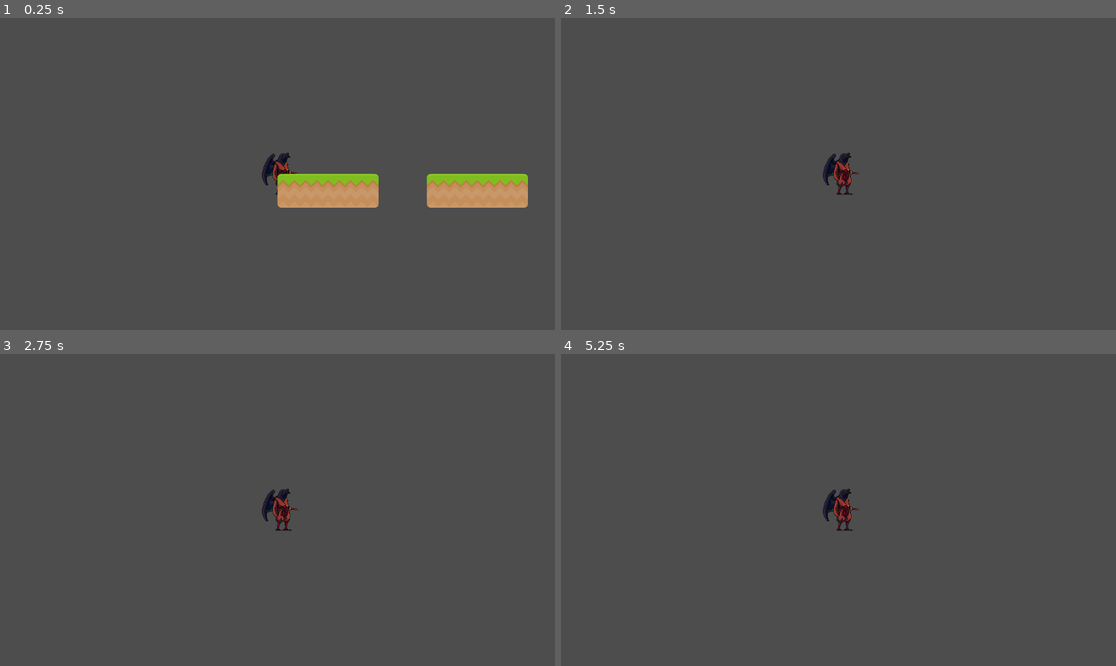
Above: before the commit, frames 1-4 (two rows, left to right).
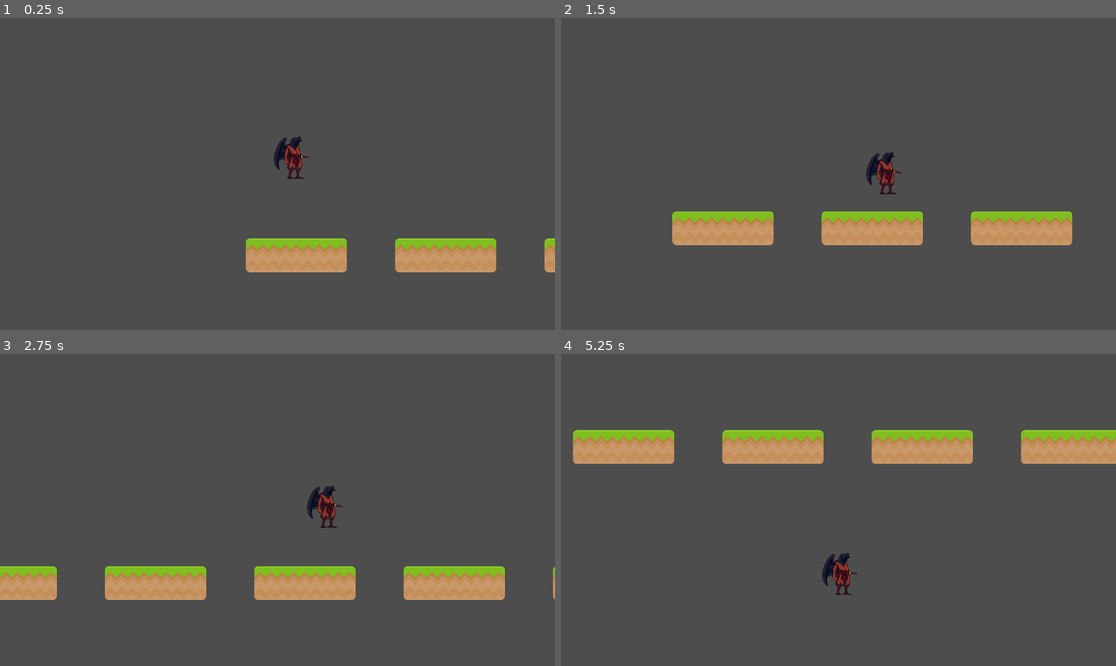
Above: after the commit, the same moments.

Repository: Neolanco/samurai-game
Game: Godot game, scene res://main.tscn
Same seed, same stepped clock (60 frames per second), same inputs: the game is played once before the commit and once after it.
Inputs:
- Up to frame 1 (0.25 s): no input
- Up to frame 2 (1.5 s): hold Shift 0.53-1.28 s; hold D from 0.53 s (still down); tap Space at 0.77 s; tap Q at 1.35 s
- Up to frame 3 (2.75 s): tap Space at 1.52 s; release D at 2.03 s; hold A from 2.03 s (still down); hold Shift from 2.03 s (still down)
- Up to frame 4 (5.25 s): release A at 2.78 s; release Shift at 2.78 s; hold D 2.78-4.28 s; tap Q at 2.85, 4.35 s; tap Space at 3.02, 3.77, 4.52 s; hold Shift 3.53-4.28 s; hold A 4.28-5.03 s; hold D from 5.03 s (still down); hold Shift from 5.03 s (still down)

The runs differ from the first frame. In frame 1, 8.8% of the frame differs, in the area x 44-100%, y 38-82%; in frame 2, 6.8%; in frame 3, 8.0%; in frame 4, 8.7%.

Commit message:
mega geil lol

Diff:
--- a/player_1.gd
+++ b/player_1.gd
@@ -3,7 +3,14 @@
 # import game
 const Game = preload("res://src/game.gd")
 # some consts
-const SPEED = 1000
+const ACCELERATION = 30.0
+const JUMP_VELOCITY = -400.0
+const MAX_VELOCITY = 500
+# between 0 and 1
+const SLIDE = 0.7
+
+# Get the gravity from the project settings to be synced with RigidBody nodes.
+var gravity = ProjectSettings.get_setting("physics/2d/default_gravity")
 
 var main
 var game
@@ -20,10 +27,27 @@
 		move.x += 1
 	return move
 
+func add_gravity(delta):
+	if not is_on_floor():
+		velocity.y += gravity * delta
+
+func add_move_x(move, delta):
+	if velocity.x < MAX_VELOCITY:
+		velocity.x += move.x * (ACCELERATION ** 2) * delta
+
+func add_move_y(move, delta):
+	if is_on_floor():
+		velocity.y += JUMP_VELOCITY
+
 func _physics_process(delta):
+	var move = read_user_input()
+	add_move_x(move, delta)
+	add_move_y(move, delta)
+
+	add_gravity(delta)
+	move_and_slide()
+
 	game.update(delta)
-	var move = read_user_input()
-	game.player_input(move.x, move.y)
 
 # Called when the node enters the scene tree for the first time.
 func _ready():
@@ -31,8 +55,9 @@
 	main = get_tree().get_root().get_node("Main")
 	main.connect("main_ready", _main_ready)
 	# init game class
-	game = Game.new(main, SPEED, $".")
+	game = Game.new(main, $".")
 
 func _main_ready():
 	game.register_platform("res://Platforms/dirt3-1.tscn")
 	game.init_platforms()
+	$".".global_position = Vector2(90, -200)
--- a/player_1.tscn
+++ b/player_1.tscn
@@ -14,27 +14,6 @@
 [ext_resource type="Texture2D" uid="uid://bxka0l3stw5yr" path="res://sprites/crow/Walk/6.PNG" id="6_xc6g2"]
 [ext_resource type="Texture2D" uid="uid://boaelhmtbdsy6" path="res://sprites/crow/Walk/7.PNG" id="7_h48x0"]
 [ext_resource type="Texture2D" uid="uid://cv012npbaqmfs" path="res://sprites/crow/Walk/8.PNG" id="8_g35oo"]
-[ext_resource type="Texture2D" uid="uid://c25gul7vvahcx" path="res://sprites/crow_centred/dead/1.PNG" id="15_mhe0y"]
-[ext_resource type="Texture2D" uid="uid://dpbq4ei2h0plu" path="res://sprites/crow_centred/dead/2.PNG" id="16_gavox"]
-[ext_resource type="Texture2D" uid="uid://dtntsjwpasgef" path="res://sprites/crow_centred/dead/3.PNG" id="17_d6fmm"]
-[ext_resource type="Texture2D" uid="uid://dfqoiyo3x2hsr" path="res://sprites/crow_centred/dead/4.PNG" id="18_n584x"]
-[ext_resource type="Texture2D" uid="uid://bewgqd3ma18pt" path="res://sprites/crow_centred/dead/5.PNG" id="19_78w2e"]
-[ext_resource type="Texture2D" uid="uid://dv0newikxgyk" path="res://sprites/crow_centred/dead/6.PNG" id="20_ibgi1"]
-[ext_resource type="Texture2D" uid="uid://c7r4v18ir25rp" path="res://sprites/crow_centred/jump/1.PNG" id="21_hdqw5"]
-[ext_resource type="Texture2D" uid="uid://u4uow768qhgw" path="res://sprites/crow_centred/jump/2.PNG" id="22_42i2a"]
-[ext_resource type="Texture2D" uid="uid://dml34vfsfowv7" path="res://sprites/crow_centred/jump/3.PNG" id="23_asfri"]
-[ext_resource type="Texture2D" uid="uid://cv6ew8ltetwvu" path="res://sprites/crow_centred/jump/4.PNG" id="24_76smn"]
-[ext_resource type="Texture2D" uid="uid://bo5gmh1mcyn5q" path="res://sprites/crow_centred/jump/5.PNG" id="25_uwadl"]
-[ext_resource type="Texture2D" uid="uid://c1qs7b0e7jirs" path="res://sprites/crow_centred/jump/6.PNG" id="26_vpgjk"]
-[ext_resource type="Texture2D" uid="uid://cnsbog2vnonmy" path="res://sprites/crow_centred/jump/7.PNG" id="27_ejvea"]
-[ext_resource type="Texture2D" uid="uid://cfs20aan78vea" path="res://sprites/crow_centred/jump/8.PNG" id="28_6sxp1"]
-[ext_resource type="Texture2D" uid="uid://ph6mafmmahnv" path="res://sprites/crow_centred/jump/9.PNG" id="29_cj51l"]
-[ext_resource type="Texture2D" uid="uid://dcuwbbihx57n0" path="res://sprites/crow_centred/jump/10.PNG" id="30_udlbp"]
-[ext_resource type="Texture2D" uid="uid://bs8gx7y1v7thy" path="res://sprites/crow_centred/jump/11.PNG" id="31_x5y1h"]
-[ext_resource type="Texture2D" uid="uid://g4nkhxl1jjhm" path="res://sprites/crow_centred/jump/12.PNG" id="32_38eyl"]
-[ext_resource type="Texture2D" uid="uid://cxeurk7xxbbl2" path="res://sprites/crow_centred/jump/13.PNG" id="33_wjhgl"]
-[ext_resource type="Texture2D" uid="uid://cpaiivcxl0cs7" path="res://sprites/crow_centred/jump/14.PNG" id="34_mbslc"]
-[ext_resource type="Texture2D" uid="uid://cucgeg0hsrkrr" path="res://sprites/crow_centred/jump/15.PNG" id="35_gvnmv"]
 
 [sub_resource type="RectangleShape2D" id="RectangleShape2D_u1a71"]
 size = Vector2(45, 89)
@@ -97,85 +76,6 @@
 "speed": 8.0
 }]
 
-[sub_resource type="SpriteFrames" id="SpriteFrames_k12co"]
-animations = [{
-"frames": [{
-"duration": 1.0,
-"texture": ExtResource("15_mhe0y")
-}, {
-"duration": 1.0,
-"texture": ExtResource("16_gavox")
-}, {
-"duration": 1.0,
-"texture": ExtResource("17_d6fmm")
-}, {
-"duration": 1.0,
-"texture": ExtResource("18_n584x")
-}, {
-"duration": 1.0,
-"texture": ExtResource("19_78w2e")
-}, {
-"duration": 1.0,
-"texture": ExtResource("20_ibgi1")
-}],
-"loop": false,
-"name": &"default",
-"speed": 4.0
-}]
-
-[sub_resource type="SpriteFrames" id="SpriteFrames_wntjj"]
-animations = [{
-"frames": [{
-"duration": 1.0,
-"texture": ExtResource("21_hdqw5")
-}, {
-"duration": 1.0,
-"texture": ExtResource("22_42i2a")
-}, {
-"duration": 1.0,
-"texture": ExtResource("23_asfri")
-}, {
-"duration": 1.0,
-"texture": ExtResource("24_76smn")
-}, {
-"duration": 1.0,
-"texture": ExtResource("25_uwadl")
-}, {
-"duration": 1.0,
-"texture": ExtResource("26_vpgjk")
-}, {
-"duration": 1.0,
-"texture": ExtResource("27_ejvea")
-}, {
-"duration": 1.0,
-"texture": ExtResource("28_6sxp1")
-}, {
-"duration": 1.0,
-"texture": ExtResource("29_cj51l")
-}, {
-"duration": 1.0,
-"texture": ExtResource("30_udlbp")
-}, {
-"duration": 1.0,
-"texture": ExtResource("31_x5y1h")
-}, {
-"duration": 1.0,
-"texture": ExtResource("32_38eyl")
-}, {
-"duration": 1.0,
-"texture": ExtResource("33_wjhgl")
-}, {
-"duration": 1.0,
-"texture": ExtResource("34_mbslc")
-}, {
-"duration": 1.0,
-"texture": ExtResource("35_gvnmv")
-}],
-"loop": false,
-"name": &"default",
-"speed": 8.0
-}]
-
 [node name="Player1" type="CharacterBody2D"]
 
 [node name="CollisionShape2D" type="CollisionShape2D" parent="."]
@@ -188,23 +88,9 @@
 [node name="Sprite_Idle" type="AnimatedSprite2D" parent="."]
 position = Vector2(10, -7)
 sprite_frames = SubResource("SpriteFrames_cbhj6")
-frame_progress = 0.632772
+frame_progress = 0.256206
 
 [node name="Sprite_Walking" type="AnimatedSprite2D" parent="."]
 visible = false
 position = Vector2(3, -1)
 sprite_frames = SubResource("SpriteFrames_7mfx8")
-
-[node name="Sprite_Death" type="AnimatedSprite2D" parent="."]
-visible = false
-position = Vector2(9, -7)
-sprite_frames = SubResource("SpriteFrames_k12co")
-frame = 5
-frame_progress = 1.0
-
-[node name="Sprite_Jump" type="AnimatedSprite2D" parent="."]
-visible = false
-position = Vector2(13, -7)
-sprite_frames = SubResource("SpriteFrames_wntjj")
-frame = 14
-frame_progress = 1.0
--- a/src/game.gd
+++ b/src/game.gd
@@ -6,16 +6,14 @@
 var _aviable_platforms: Array[Platform]
 var _rng: RandomNumberGenerator
 var _main
-var _speed
 var _player
 # var _init_pos const 0 0
 
 var _velocity: Vector2
 var _last_node: TileMap
 
-func _init(main: Node2D, speed: float, player: CharacterBody2D):
+func _init(main: Node2D, player: CharacterBody2D):
 	_main = main
-	_speed = speed
 	_player = player
 
 	_rng = RandomNumberGenerator.new()
@@ -64,16 +62,10 @@
 
 func update(delta):
 	for platform in _loaded_platforms:
-		platform.global_position += _speed * delta * _velocity
-		if platform.global_position.x < -1000 || platform.global_position.y < -1000:
-			_loaded_platforms.erase(platform)
-			_main.remove_child(platform)
-			platform.queue_free()
-			generate_platform()
-
-func player_input(x: int, y: int):
-	if (abs(x) != 1 && x != 0) || (abs(y) != 1 && y != 0):
-		push_error("x and y must be 1 -1 or 1")
-		return
-
-	_velocity = Vector2(x, y)
+		var pos = _player.global_position
+		if platform.global_position.x < pos.x - 1000 || platform.global_position.y < pos.y - 1000:
+			if platform != _last_node:
+				_loaded_platforms.erase(platform)
+				_main.remove_child(platform)
+				platform.queue_free()
+				generate_platform()
Not shown: 1 places in player_1.tscn that only renumber resources
Not shown, added: sprites/Tileset/Tileset1.1.png.import
Not shown, added: sprites/Tileset/Tileset2.1.png.import
Not shown, added: sprites/Tileset/Tileset3.1.png.import
Not shown, added: sprites/Tileset/Tileset4.1.png.import
